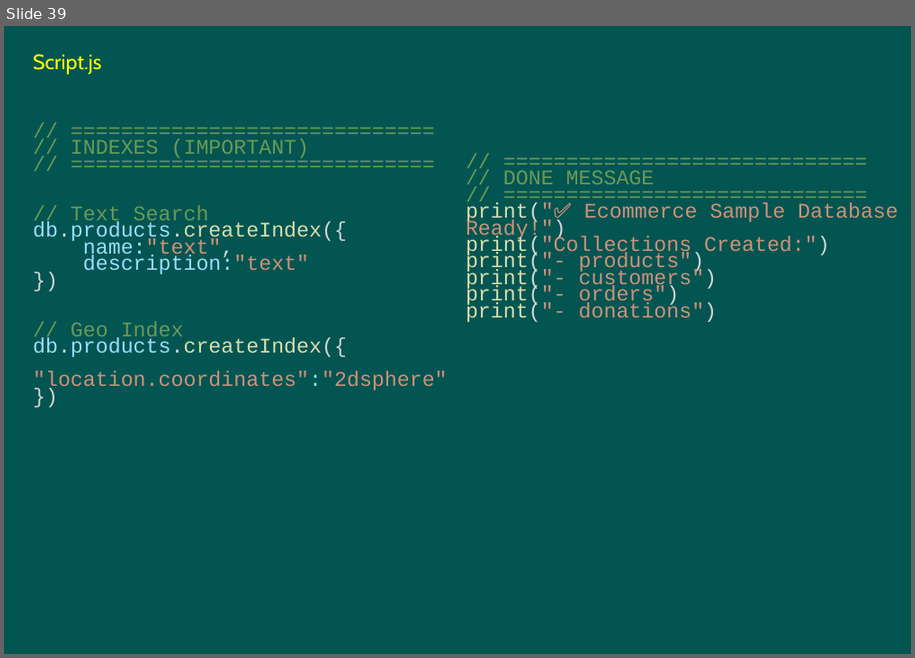
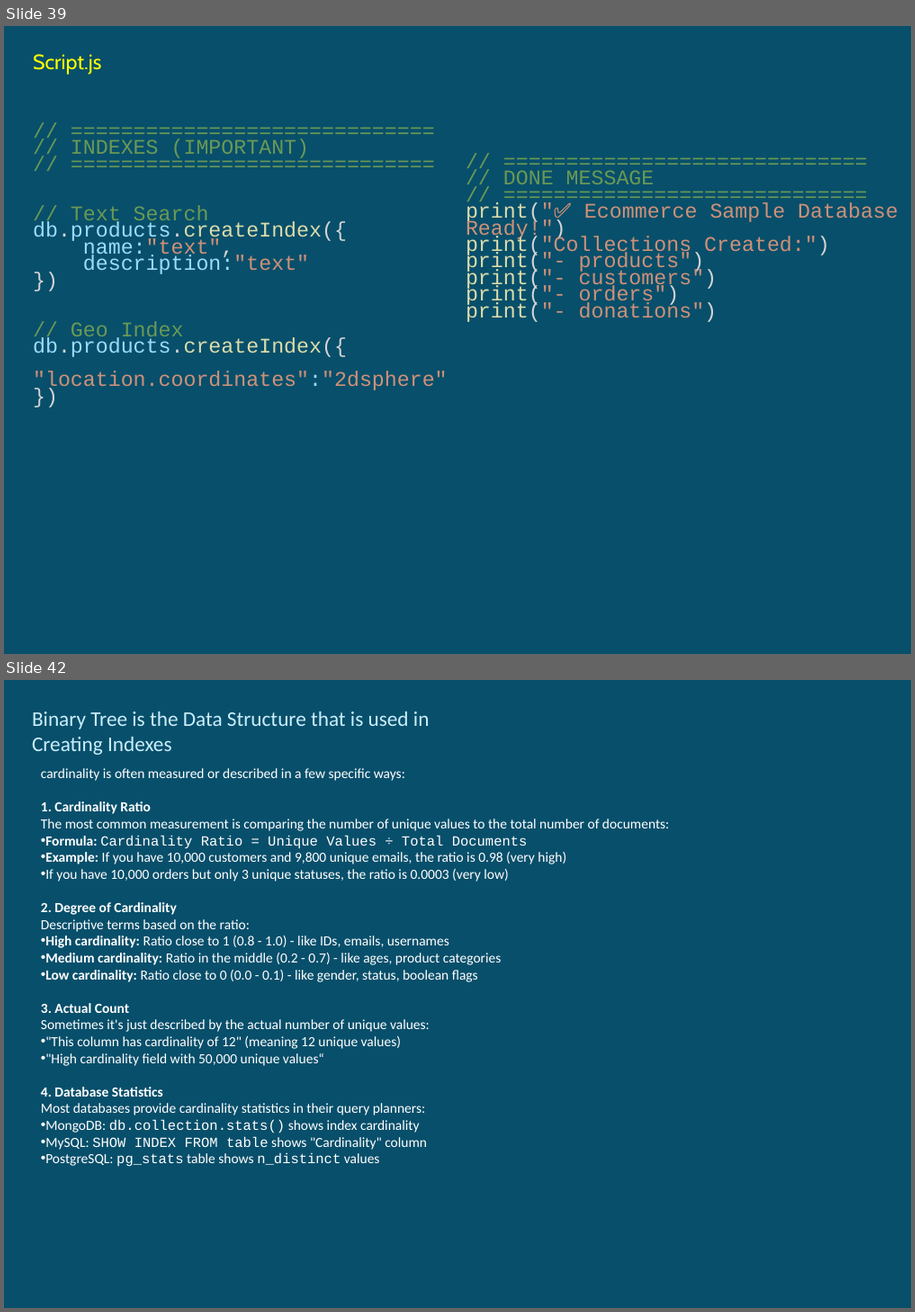
Before and after one commit to umalavanya/FullStackDevelopement_JavaSpring_SQL_ReactProjects, a slide deck: UmaTeachingMaterial/MongoDB-Intellipaat-live-class-handson.pptx. Shown one above the other, each under a label of ours: slide 39 before the commit, slides 39 and 42 after it; the slides between them are not shown. The pictures are 915x658 and 915x1312 pixels, drawn with LibreOffice and Linux fonts; fonts in the diff are those of the drawing. Boxes give left, top, right and bottom in pixels: in the first picture for what was removed or moved away, otherwise in the second. Text is boxed around its words. In the diff, an @@ line names an element or a change of style, - is before the commit and + after.

Commit message:
practicing MongoDb

```diff
--- a/UmaTeachingMaterial/MongoDB-Intellipaat-live-class-handson.pptx
+++ b/UmaTeachingMaterial/MongoDB-Intellipaat-live-class-handson.pptx
@@ slide 42 added at (4, 680, 911, 1308), background #084F6A @@
@@ text added at (32, 712, 430, 755), 18 pt, text #CAEEFB @@
+Binary Tree is the Data Structure that is used in Creating Indexes
@@ text added at (41, 768, 669, 1167), 12 pt, text #FFFFFF @@
+cardinality is often measured or described in a few specific ways:
+1. Cardinality Ratio
+The most common measurement is comparing the number of unique values to the total number of documents:
+• Formula: Cardinality Ratio = Unique Values ÷ Total Documents
+• Example: If you have 10,000 customers and 9,800 unique emails, the ratio is 0.98 (very high)
+• If you have 10,000 orders but only 3 unique statuses, the ratio is 0.0003 (very low)
+2. Degree of Cardinality
+Descriptive terms based on the ratio:
+• High cardinality: Ratio close to 1 (0.8 - 1.0) - like IDs, emails, usernames
+• Medium cardinality: Ratio in the middle (0.2 - 0.7) - like ages, product categories
+• Low cardinality: Ratio close to 0 (0.0 - 0.1) - like gender, status, boolean flags
+3. Actual Count
+Sometimes it's just described by the actual number of unique values:
+• "This column has cardinality of 12" (meaning 12 unique values)
+• "High cardinality field with 50,000 unique values“
+4. Database Statistics
+Most databases provide cardinality statistics in their query planners:
+• MongoDB: db.collection.stats() shows index cardinality
+• MySQL: SHOW INDEX FROM table shows "Cardinality" column
+• PostgreSQL: pg_stats table shows n_distinct values
@@ slide 39 changed as well @@
@@ background #035552 to #084F6A @@
```
Also in this commit, not shown: 37 other slides changed, 95 other slides added, 96 slides removed, 1 other file.
